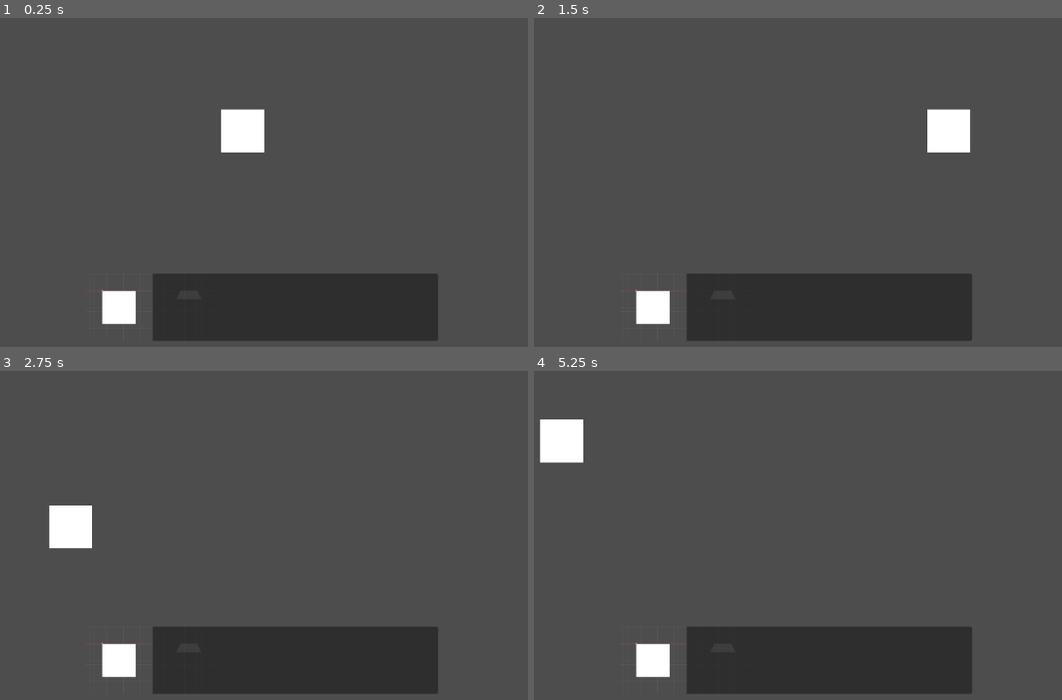
Above: before the commit, frames 1-4 (two rows, left to right).
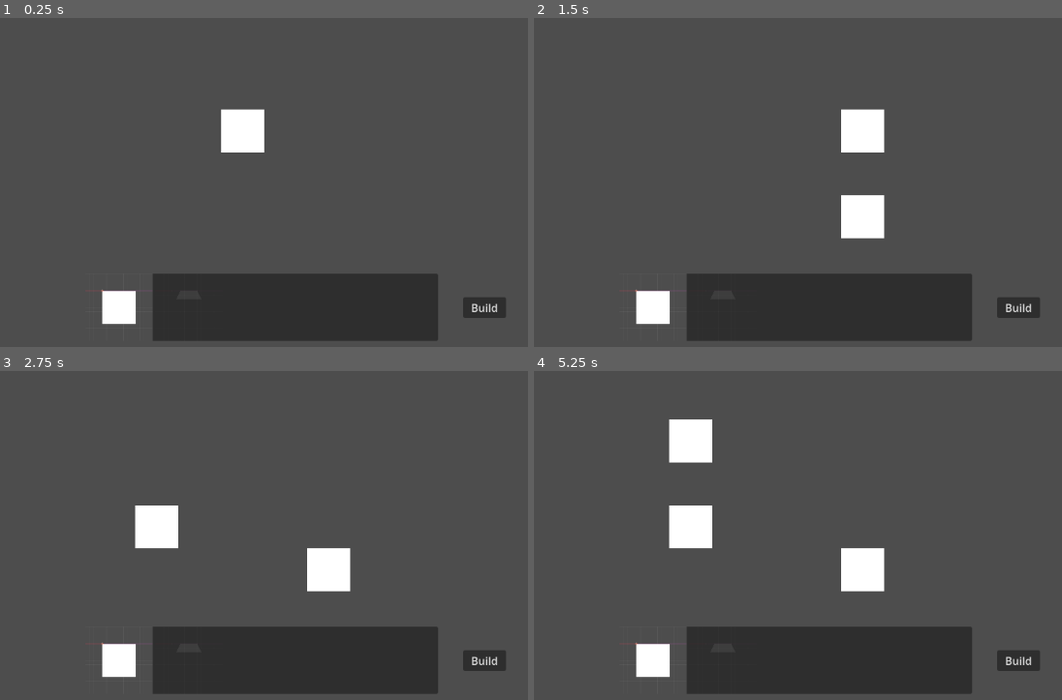
Above: after the commit, the same moments.

Repository: Taydo629/RogueSpace
Game: Godot game, scene res://scenes/ship_building.tscn
Two runs of this game, one before a commit and one after it. Both use one fixed random seed, a clock stepped at 60 frames per second and the inputs below. This scene is started directly instead of the project's main scene.
Inputs (mouse positions are in pixels of both pictures, inside the frame that each line leads up to):
- Up to frame 1 (0.25 s): no input
- Up to frame 2 (1.5 s): click (1019, 307) at 0.5 s, where only the run after the commit has a clickable "Build"; tap Enter at 1.25 s; move the mouse to (945, 113) at 1.27 s; hold Space (thrust) from 1.28 s (still down); tap E (e) at 1.35 s
- Up to frame 3 (2.75 s): tap Q (q) at 1.55, 2.1 s; move the mouse to (89, 509) at 2.02 s; release Space (thrust) at 2.03 s; click (89, 509) at 2.3 s
- Up to frame 4 (5.25 s): tap Enter at 2.75, 4.25 s; move the mouse to (856, 390) at 2.77 s; hold Space (thrust) 2.78-4.28 s; click (856, 390) at 2.85 s; right-click (856, 390) at 3.05 s; move the mouse to (739, 574) at 3.52 s; right-click (739, 574) at 3.6 s; tap E (e) at 3.8, 4.35 s; move the mouse to (1009, 551) at 4.27 s; tap Q (q) at 4.55, 5.1 s; tap B (build_menu) at 4.9 s; tap Space (thrust) at 5 s; move the mouse to (544, 420) at 5.02 s

The runs differ from the first frame. In frame 1, 0.5% of the frame differs, in the area x 87-96%, y 85-92%; in frame 2, 3.7%; in frame 3, 3.7%; in frame 4, 4.8%, in the area x 1-96%, y 14-92%.

Commit message:
Set up the grid building and editor which saves the items which are in each grid

Diff:
--- a/project.godot
+++ b/project.godot
@@ -57,6 +57,16 @@
 "events": [Object(InputEventKey,"resource_local_to_scene":false,"resource_name":"","device":-1,"window_id":0,"alt_press …(192 unchanged characters)…
 ]
 }
+left_click={
+"deadzone": 0.2,
+"events": [Object(InputEventMouseButton,"resource_local_to_scene":false,"resource_name":"","device":-1,"window_id":0,"alt_pressed":false,"shift_pressed":false,"ctrl_pressed":false,"meta_pressed":false,"button_mask":1,"position":Vector2(285, 18),"global_position":Vector2(294, 66),"factor":1.0,"button_index":1,"canceled":false,"pressed":true,"double_click":false,"script":null)
+]
+}
+right_click={
+"deadzone": 0.2,
+"events": [Object(InputEventMouseButton,"resource_local_to_scene":false,"resource_name":"","device":-1,"window_id":0,"alt_pressed":false,"shift_pressed":false,"ctrl_pressed":false,"meta_pressed":false,"button_mask":2,"position":Vector2(283, 15),"global_position":Vector2(292, 63),"factor":1.0,"button_index":2,"canceled":false,"pressed":true,"double_click":false,"script":null)
+]
+}
 
 [physics]
 
--- a/scenes/game.tscn
+++ b/scenes/game.tscn
@@ -3,6 +3,7 @@
 [ext_resource type="Script" uid="uid://b7is6gknyl6cr" path="res://scripts/game.gd" id="1_lnu2h"]
 [ext_resource type="Texture2D" uid="uid://7311c1hg8dft" path="res://assets/Space-Background-Image-2-1024x682.jpg" id="2_yqjtg"]
 [ext_resource type="PackedScene" uid="uid://cf1du3owblsrl" path="res://scenes/ship_object.tscn" id="3_lnu2h"]
+[ext_resource type="PackedScene" uid="uid://jumhiux358g4" path="res://scenes/thruster.tscn" id="4_lbhrr"]
 
 [sub_resource type="StyleBoxTexture" id="StyleBoxTexture_lnu2h"]
 texture = ExtResource("2_yqjtg")
@@ -19,3 +20,6 @@
 theme_override_styles/panel = SubResource("StyleBoxTexture_lnu2h")
 
 [node name="ShipObject" parent="." unique_id=870574960 instance=ExtResource("3_lnu2h")]
+
+[node name="thruster" parent="ShipObject" unique_id=771294080 instance=ExtResource("4_lbhrr")]
+position = Vector2(-2, 85)
--- a/scenes/ship_building.tscn
+++ b/scenes/ship_building.tscn
@@ -35,3 +35,10 @@
 expand_mode = 2
 script = ExtResource("6_7twq4")
 scene = ExtResource("7_5fvha")
+
+[node name="Button" type="Button" parent="." unique_id=1029952404]
+offset_left = 904.0
+offset_top = 568.0
+offset_right = 968.0
+offset_bottom = 599.0
+text = "Build"
--- a/scripts/ship_building.gd
+++ b/scripts/ship_building.gd
@@ -5,6 +5,14 @@
 var parts_array: Array
 var selected_part: Node
 var current_slot: int
+
+var grid: Array = [[null,null,null,null,null],
+				[null,null,null,null,null],
+				[null,null,null,null,null],
+				[null,null,null,null,null],
+				[null,null,null,null,null]]
+var y_range: Array = [192,448]
+var x_range: Array = [448,704]
 
 func _ready() -> void:
 	parts_array = h_box_container.get_children()
@@ -39,5 +47,45 @@
 	# Get the grid position so that parts are on a grid.
 	var mouse_pos = get_global_mouse_position() + Vector2(32,32)
 	var pos = Vector2(mouse_pos.x -fmod(mouse_pos.x, 64),mouse_pos.y -fmod(mouse_pos.y, 64))
+	if x_range[1] <= pos.x:
+		pos.x = x_range[1]
+	if x_range[0] >= pos.x:
+		pos.x = x_range[0]
+	if y_range[1] <= pos.y:
+		pos.y = y_range[1]
+	if y_range[0] >= pos.y:
+		pos.y = y_range[0]
 
 	selected_part.position = pos
+
+	if Input.is_action_just_pressed("left_click"):
+		var relative_pos = pos - Vector2(x_range[0],y_range[0])
+		place_part(relative_pos)
+	if Input.is_action_just_pressed("right_click"):
+		var relative_pos = pos - Vector2(x_range[0],y_range[0])
+		remove_part(relative_pos)
+
+func place_part(pos: Vector2):
+	var x_grid = pos.x / 64
+	var y_grid = pos.y / 64
+	if grid[x_grid][y_grid] == null:
+		grid[x_grid][y_grid] = selected_part
+		new_part()
+	else:
+		print("Grid is occupied!")
+
+func remove_part(pos: Vector2):
+	var x_grid = pos.x / 64
+	var y_grid = pos.y / 64
+	if grid[x_grid][y_grid] == null:
+		print("Grid is already empty!")
+	else:
+		grid[x_grid][y_grid].queue_free()
+		grid[x_grid][y_grid] = null
+
+func new_part():
+	if current_slot == 1:
+		selected_part = parts_array[0].get_item().instantiate()
+	if current_slot == 2:
+		selected_part = parts_array[1].get_item().instantiate()
+	add_child(selected_part)
